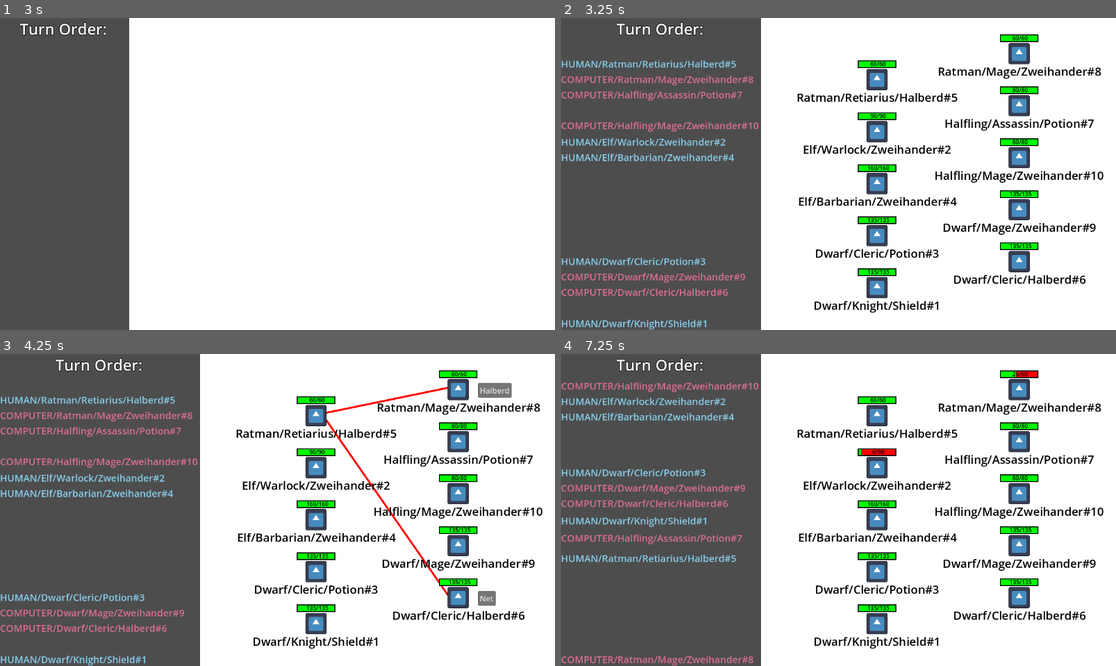
Above: before the commit, frames 1-4 (two rows, left to right).
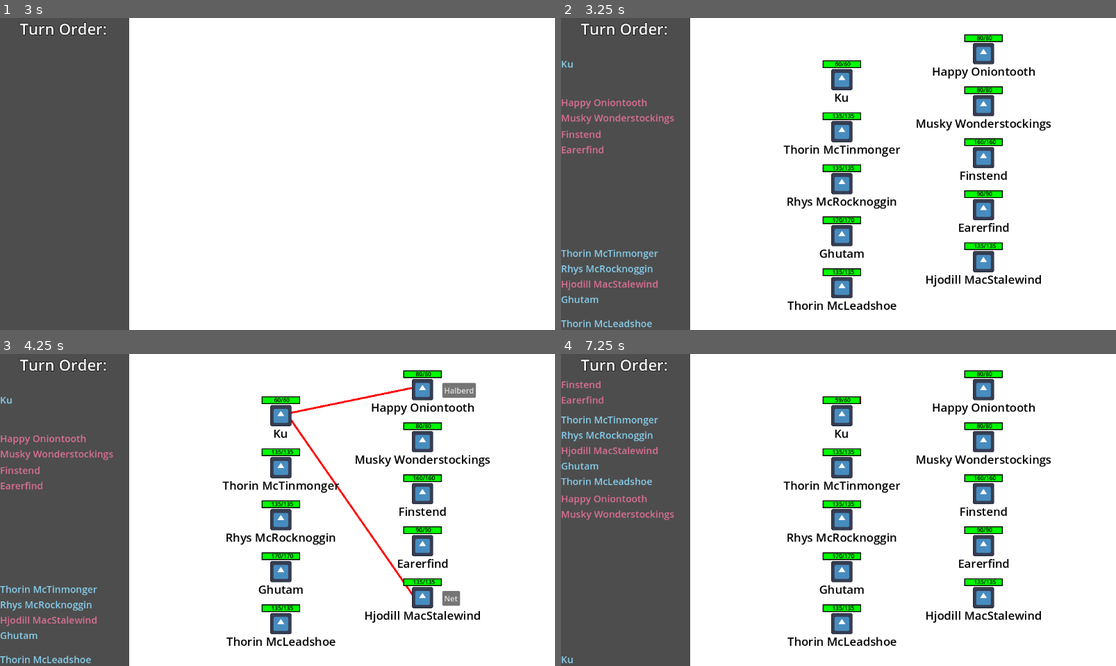
Above: after the commit, the same moments.

Repository: Habidakus/wild-jam-78-erase
Game: Godot game, scene res://Scenes/main.tscn
The game is run twice, just before and just after one commit, with the same random seed, the same clock (stepped at 60 frames per second) and the same inputs. The engine's default icon, where the game draws it, is replaced by a stand-in: a white triangle on a blue panel in a dark square.
Inputs (mouse positions are in pixels of both pictures, inside the frame that each line leads up to):
- Up to frame 1 (3 s): tap Enter at 0.5, 2, 2.75 s; move the mouse to (399, 158) at 0.52 s; click (399, 158) at 0.67 s; click "Play" at 1.25 s; move the mouse to (166, 189) at 2.02 s; click (166, 189) at 2.17 s; move the mouse to (333, 105) at 2.77 s; click (333, 105) at 2.92 s
- Up to frame 2 (3.25 s): no input
- Up to frame 3 (4.25 s): tap Space at 3.5 s; move the mouse to (249, 572) at 3.52 s; click (249, 572) at 3.67 s
- Up to frame 4 (7.25 s): click "Halberd" at 4.25 s; tap Enter at 5 s; move the mouse to (1005, 556) at 5.02 s; click (1005, 556) at 5.17 s; tap Space at 5.75 s; move the mouse to (672, 463) at 5.77 s; click (672, 463) at 5.92 s; move the mouse to (866, 510) at 6.52 s; click (866, 510) at 6.67 s

Frame 1 is identical in both runs. In frame 2, 30% of the frame differs, in the area x 0-98%, y 0-100%; in frame 3, 32%; in frame 4, 30%.

Commit message:
Added naming functions for species

Diff:
--- a/Scripts/unit_mod.gd
+++ b/Scripts/unit_mod.gd
@@ -5,6 +5,7 @@
 var extra_armor : float = 0
 var extra_slowness : float = 0
 var attacks : Array[AttackStats]
+var naming_function : String
 
 static func create(mod_name : String) -> UnitMod:
 	var ret_val : UnitMod = UnitMod.new()
@@ -27,15 +28,80 @@
 	attacks.append(attack)
 	return self
 
+func set_namer(function_name : String) -> UnitMod:
+	naming_function = function_name
+	return self
+
+func will_name() -> bool:
+	return !naming_function.is_empty()
+
+func generate_name(rnd : RandomNumberGenerator) -> String:
+	return Callable(self, naming_function).bind(rnd).call()
+
+static func create_orc_name(rnd : RandomNumberGenerator) -> String:
+	const orc_beginning : Array[String] = ["N", "G", "Gh", "Kl", "T", "Arb", "M", "Az"]
+	var ret_val : String = orc_beginning[rnd.randi_range(0, orc_beginning.size() - 1)]
+	const orc_middle_a : Array[String] = ["az", "ub", "ar", "ag", "aw", "ut", "og", "im", "ur", "or", "uz", "aug"]
+	ret_val += orc_middle_a[rnd.randi_range(0, orc_middle_a.size() - 1)]
+	const orc_middle_b : Array[String] = ["dre", "a", "gha", "ro", "ja", "sni", "go", "zu", "glu", "zi", "la", "za", "re"]
+	ret_val += orc_middle_b[rnd.randi_range(0, orc_middle_b.size() - 1)]
+	const orc_ending : Array[String] = ["w", "d", "b", "g", "ruk", "m", "z", "rk", "r", "ng", "l"]
+	ret_val += orc_ending[rnd.randi_range(0, orc_ending.size() - 1)]
+	return ret_val
+
+static func create_human_name(rnd : RandomNumberGenerator) -> String:
+	const human_first_name : Array[String] = [ "Agatha", "Bartholomew", "Cassandra", "Derrick", "Edmund", "Felicity", "Gawain", "Hannabel", "Ishmael", "Jesmond", "Nowell", "Samara", "Victor"]
+	var ret_val : String = human_first_name[rnd.randi_range(0, human_first_name.size() - 1)]
+	ret_val += " "
+	const human_last_name : Array[String] = ["Yorke", "Whitgyft", "Unthank", "Tonstall", "Smith", "Ruddok", "Plumton", "Norfolk", "Abbot", "Bishop", "Grimm"]
+	ret_val += human_last_name[rnd.randi_range(0, human_last_name.size() - 1)]
+	return ret_val
+
+static func create_ratman_name(rnd : RandomNumberGenerator) -> String:
+	const rat_beginning : Array[String] = ["G", "R", "L", "Zz", "Ch", "B", "V", "K", "Sl", "Asm", "N", "K"]
+	var ret_val : String = rat_beginning[rnd.randi_range(0, rat_beginning.size() - 1)]
+	const rat_ending : Array[String] = ["a", "ack", "al", "as", "ard", "in", "ip", "isk", "ist", "ith", "odz", "om", "eus", "u"]
+	ret_val += rat_ending[rnd.randi_range(0, rat_ending.size() - 1)]
+	return ret_val
+
+static func create_elf_name(rnd : RandomNumberGenerator) -> String:
+	const elf_beginning : Array[String] = ["E", "Ga", "Glo", "Fëa", "Eare", "Fi", "Ea", "A", "Lú", "Dri", "Elmi"]
+	var ret_val : String = elf_beginning[rnd.randi_range(0, elf_beginning.size() - 1)]
+	const elf_middle : Array[String] = ["lro", "la", "drie", "rfi", "nde", "no", "ndi", "ngo", "lfi", "rwe", "thei", "nste"]
+	ret_val += elf_middle[rnd.randi_range(0, elf_middle.size() - 1)]
+	const elf_ending : Array[String] = ["nd", "l", "r", "n", "st"]
+	ret_val += elf_ending[rnd.randi_range(0, elf_ending.size() - 1)]
+	return ret_val
+
+static func create_dwarf_name(rnd : RandomNumberGenerator) -> String:
+	const dwarf_first_name : Array[String] = ["Urist", "Ùshrir", "Sodel", "Limul", "Dumat", "Bofur", "Dori", "Ori", "Thorin", "Rhys", "Tagwen", "Hjodill"]
+	var ret_val : String = dwarf_first_name[rnd.randi_range(0, dwarf_first_name.size() - 1)]
+	ret_val += " "
+	const dwarf_last_prefix : Array[String] = ["Mac", "Mc", "O'"]
+	ret_val += dwarf_last_prefix[rnd.randi_range(0, dwarf_last_prefix.size() - 1)]
+	const dwarf_last_suffix : Array[String] = ["Blackanvil", "Deepshaft", "Doubleax", "Goldbones", "Hammer", "Leadshoe", "Mountain", "Motherlode", "Nostril", "Rocknoggin", "Smashy", "Stonefinger", "Stalewind", "Shaletooth", "Tankard", "Thickale", "Tinmonger"]
+	ret_val += dwarf_last_suffix[rnd.randi_range(0, dwarf_last_suffix.size() - 1)]
+	return ret_val
+
+static func create_halfling_name(rnd : RandomNumberGenerator) -> String:
+	const halfling_first_name : Array[String] = ["Bunny", "Batty", "Cheery", "Chuckle", "Candy", "Curly", "Doc", "Dawn", "Flower", "Honest", "Happy", "Hope", "Musky", "Petal", "Smiley", "Spanky", "Sunny",]
+	var ret_val : String = halfling_first_name[rnd.randi_range(0, halfling_first_name.size() - 1)]
+	ret_val += " "
+	const halfling_last_prefix : Array[String] = ["Blush", "Bright", "Dank", "Dirty", "Funny", "Fuzzy", "Oil", "Onion", "Pickle", "Rose", "Shine", "Squeak", "Stink", "Sweet", "Tart", "Tickle", "Whisper", "Wicked", "Wonder",]
+	ret_val += halfling_last_prefix[rnd.randi_range(0, halfling_last_prefix.size() - 1)]
+	const halfling_last_suffix : Array[String] = ["barrel", "belly", "button", "cheek", "finger", "foot", "farm", "leaf", "navel", "palm", "pants", "smoke", "stockings", "tater", "toe", "tooth", "tummy"]
+	ret_val += halfling_last_suffix[rnd.randi_range(0, halfling_last_suffix.size() - 1)]
+	return ret_val
+
 static var s_sling_attack : AttackStats = AttackStats.create("Sling", AttackStats.AttackTarget.ANY).adjust_damage(0.8)
 static var s_short_sword_attack : AttackStats = AttackStats.create("Short Sword", AttackStats.AttackTarget.FRONT_MOST).adjust_speed(0.95)
 
-static var s_species_human : UnitMod = create("Human").set_attack(s_short_sword_attack)
-static var s_species_dwarf : UnitMod = create("Dwarf").add_health(35).add_armor(10).add_slowness(2)
-static var s_species_elf : UnitMod = create("Elf").add_slowness(-1.5).add_health(-10)
-static var s_species_halfling : UnitMod = create("Halfling").set_attack(s_sling_attack).add_health(-20).add_slowness(-2)
-static var s_species_orc : UnitMod = create("Orc").add_health(70).add_slowness(2.25)
-static var s_species_ratman : UnitMod = create("Ratman").add_health(-40).add_slowness(-3.25)
+static var s_species_human : UnitMod = create("Human").set_attack(s_short_sword_attack).set_namer("create_human_name")
+static var s_species_dwarf : UnitMod = create("Dwarf").add_health(35).add_armor(10).add_slowness(2).set_namer("create_dwarf_name")
+static var s_species_elf : UnitMod = create("Elf").add_slowness(-1.5).add_health(-10).set_namer("create_elf_name")
+static var s_species_halfling : UnitMod = create("Halfling").set_attack(s_sling_attack).add_health(-20).add_slowness(-2).set_namer("create_halfling_name")
+static var s_species_orc : UnitMod = create("Orc").add_health(70).add_slowness(2.25).set_namer("create_orc_name")
+static var s_species_ratman : UnitMod = create("Ratman").add_health(-40).add_slowness(-3.25).set_namer("create_ratman_name")
 
 static func pick_random_species(rnd : RandomNumberGenerator) -> UnitMod:
 	match rnd.randi_range(0, 5):
--- a/Scripts/unit_stats.gd
+++ b/Scripts/unit_stats.gd
@@ -24,98 +24,7 @@
 	var species : UnitMod = UnitMod.pick_random_species(rnd)
 	var occupation : UnitMod = UnitMod.pick_random_occupation(rnd)
 	var equipment : UnitMod = UnitMod.pick_random_equipment(rnd)
-	ret_val.init(species, occupation, equipment, _side)
-	#ret_val.add_attack(AttackStats.get_default_attack())
-	return ret_val
-
-static func create_random_hero(rnd : RandomNumberGenerator) -> UnitStats:
-	var ret_val : UnitStats = UnitStats.new()
-	ret_val.init_old(create_random_hero_name(rnd), 100, 0, 10, UnitStats.Side.HUMAN)
-	ret_val.add_attack(AttackStats.get_default_attack())
-	ret_val.add_attack(AttackStats.get_arrow_attack())
-	ret_val.add_attack(AttackStats.get_lunge_attack())
-	return ret_val
-
-static func create_random_foe(rnd : RandomNumberGenerator) -> UnitStats:
-	var ret_val : UnitStats = UnitStats.new()
-	ret_val.init_old(create_random_foe_name(rnd), 100, 0, 10, UnitStats.Side.COMPUTER)
-	ret_val.add_attack(AttackStats.get_default_attack())
-	ret_val.add_attack(AttackStats.get_smash_attack())
-	ret_val.add_attack(AttackStats.get_backstab_attack())
-	return ret_val
-
-static func create_random_hero_name(rnd : RandomNumberGenerator) -> String:
-	var ret_val : String = ""
-	match rnd.randi_range(0, 4): #inclusive,inclusive
-		0:
-			ret_val = "Ja"
-		1:
-			ret_val = "Po"
-		2:
-			ret_val = "Ana"
-		3:
-			ret_val = "Mi"
-		4:
-			ret_val = "By"
-	match rnd.randi_range(0, 4): #inclusive,inclusive
-		0:
-			ret_val += "so"
-		1:
-			ret_val += "rte"
-		2:
-			ret_val += "ti"
-		3:
-			ret_val += "se"
-		4:
-			ret_val += "ra"
-	match rnd.randi_range(0, 4): #inclusive,inclusive
-		0:
-			ret_val += "n"
-		1:
-			ret_val += "r"
-		2:
-			ret_val += "na"
-		3:
-			ret_val += "nus"
-		4:
-			ret_val += "cy"
-	return ret_val
-
-static func create_random_foe_name(rnd : RandomNumberGenerator) -> String:
-	var ret_val : String = ""
-	match rnd.randi_range(0, 4): #inclusive,inclusive
-		0:
-			ret_val = "Xa"
-		1:
-			ret_val = "Vo"
-		2:
-			ret_val = "Wa"
-		3:
-			ret_val = "Gru"
-		4:
-			ret_val = "Cru"
-	match rnd.randi_range(0, 4): #inclusive,inclusive
-		0:
-			ret_val += "xa"
-		1:
-			ret_val += "pe"
-		2:
-			ret_val += "zi"
-		3:
-			ret_val += "va"
-		4:
-			ret_val += "wu"
-	match rnd.randi_range(0, 4): #inclusive,inclusive
-		0:
-			ret_val += "x"
-		1:
-			ret_val += "ve"
-		2:
-			ret_val += "w"
-		3:
-			ret_val += "z"
-		4:
-			ret_val += "ck"
+	ret_val.init(species, occupation, equipment, _side, rnd)
 	return ret_val
 
 static func get_other_side(s : UnitStats.Side) -> UnitStats.Side:
@@ -176,14 +85,17 @@
 		ret_val.append_array(actions)
 	return ret_val
 
-func init(_species : UnitMod, _occupation : UnitMod, _equipment : UnitMod, _side : UnitStats.Side) -> void:
+func init(_species : UnitMod, _occupation : UnitMod, _equipment : UnitMod, _side : UnitStats.Side, rnd : RandomNumberGenerator) -> void:
 	id = next_id
 	next_id += 1
 
 	side = _side
 	max_health = 100 + _species.extra_health + _occupation.extra_health + _equipment.extra_health
 	current_health = max_health
-	unit_name = UnitStats.Side.keys()[_side] + "/" + _species.elo_name + "/" + _occupation.elo_name + "/" + _equipment.elo_name + "#" + str(id)
+	if _species.will_name():
+		unit_name = _species.generate_name(rnd)
+	else:
+		unit_name = UnitStats.Side.keys()[_side] + "/" + _species.elo_name + "/" + _occupation.elo_name + "/" + _equipment.elo_name + "#" + str(id)
 	armor = _species.extra_armor + _occupation.extra_armor + _equipment.extra_armor
 	slowness = 10 + _species.extra_slowness + _occupation.extra_slowness + _equipment.extra_slowness
 	next_attack = slowness + noise.randf_range(0, 0.01)
